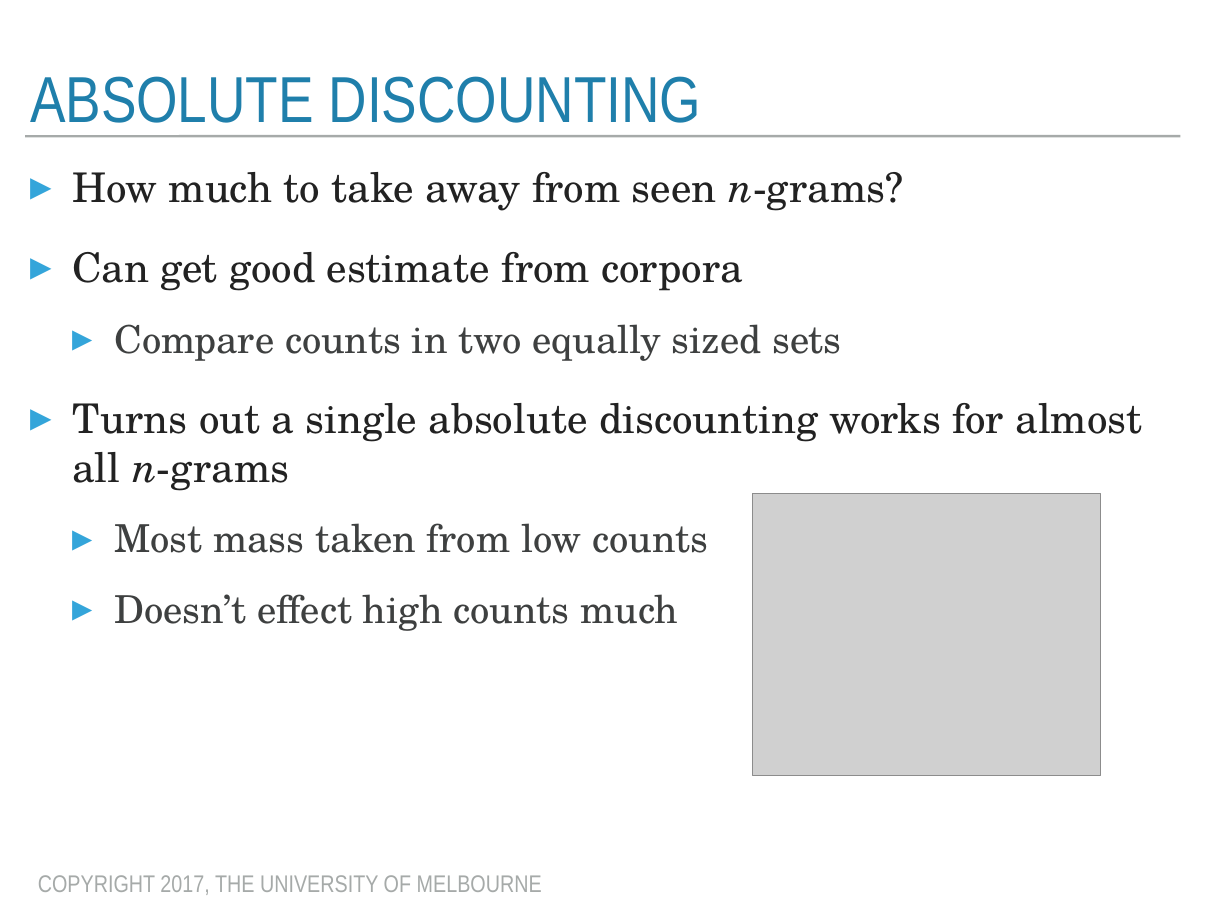
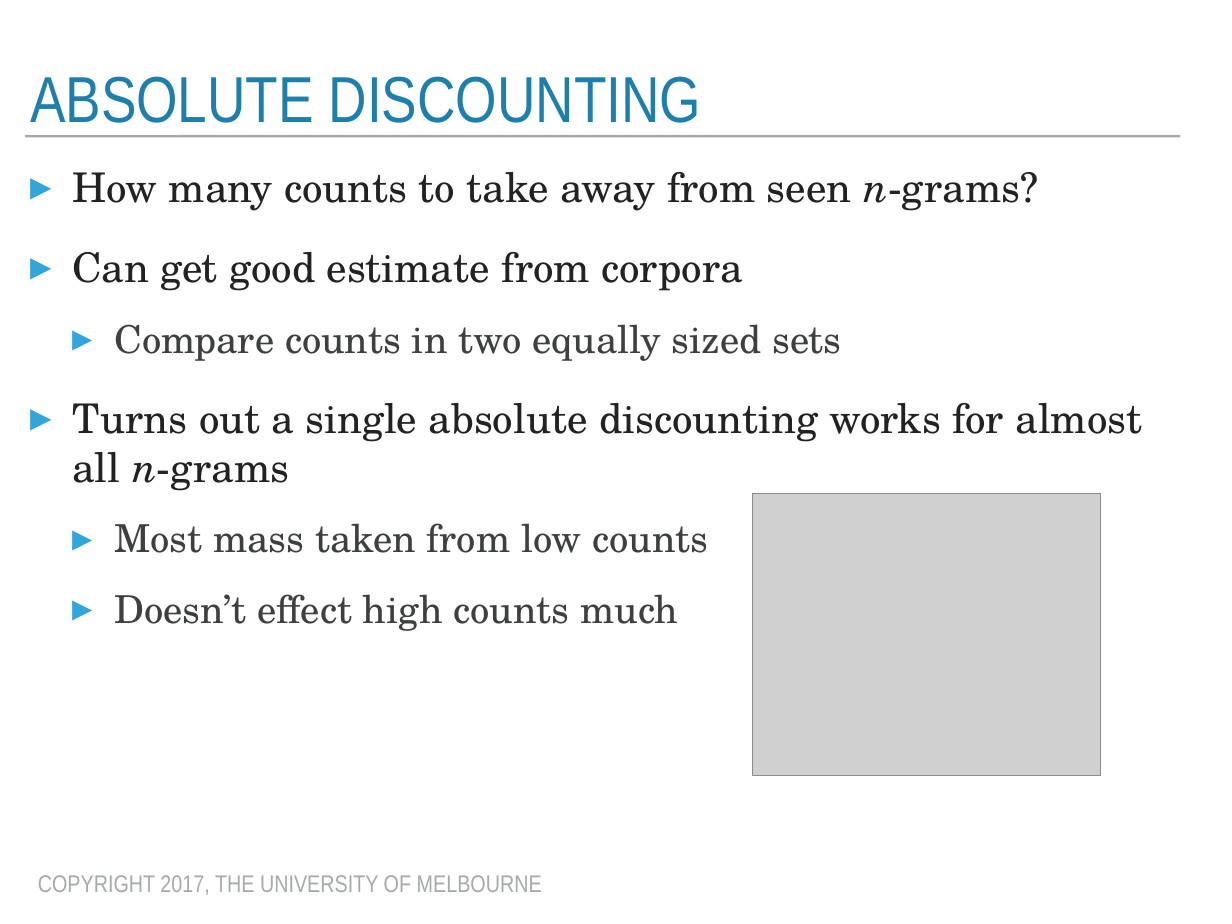
Before and after one commit to trevorcohn/comp90042, a slide deck: slide 15 of slides/WSTA_L14_n-gram_language_models.pptx. Drawn at 1232x924 pixels with LibreOffice and Linux fonts; fonts in the diff are those of the drawing; grey boxes stand for pictures. Boxes give left, top, right and bottom in pixels: in the first picture for what was removed or moved away, otherwise in the second. Text is boxed around its words. In the diff, an @@ line names an element or a change of style, - is before the commit and + after.

```diff
--- a/slides/WSTA_L14_n-gram_language_models.pptx
+++ b/slides/WSTA_L14_n-gram_language_models.pptx
@@ text at <box>72,172,1039,211</box>: text changed @@
-▸ How much to take away from seen n-grams?
+▸ How many counts to take away from seen n-grams?
```
Also in this commit, not shown: 2 other slides changed, 5 other files.
